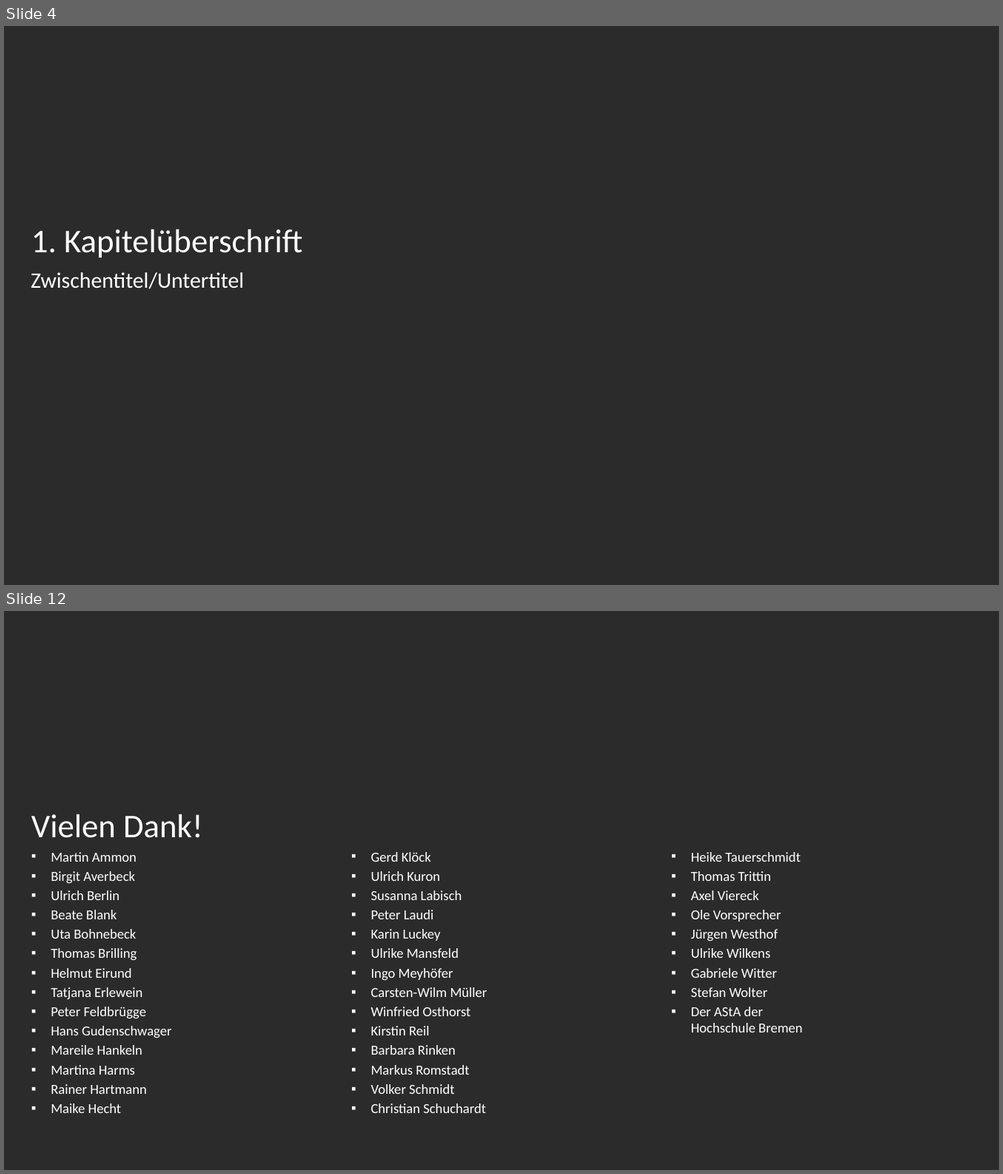
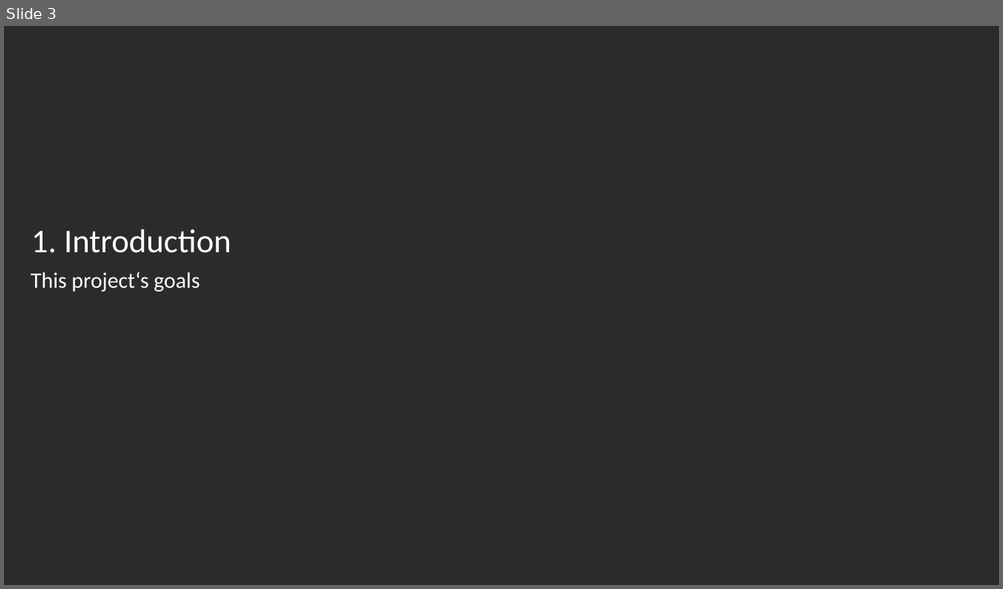
Before and after one commit to philippmoritzer/bd-ml-project, a slide deck: docs/presentation.pptx. Shown one above the other, each under a label of ours: slides 4 and 12 before the commit, slide 3 after it; the slides between them are not shown. The pictures are 1003x1174 and 1003x589 pixels, drawn with LibreOffice and Linux fonts; fonts in the diff are those of the drawing; background and template pictures are left out; a plain dark background stands for a picture behind light text. Boxes give left, top, right and bottom in pixels: in the first picture for what was removed or moved away, otherwise in the second. Text is boxed around its words. In the diff, an @@ line names an element or a change of style, - is before the commit and + after.

Commit message:
spelling

```diff
--- a/docs/presentation.pptx
+++ b/docs/presentation.pptx
@@ slide 12 removed at (4,611,999,1170), background picture (left out) @@
@@ title removed at (31,815,202,838) @@
-Vielen Dank!
@@ text removed at (51,852,802,1113) @@
-  ▪ Martin Ammon
-  ▪ Birgit Averbeck
-  ▪ Ulrich Berlin
-  ▪ Beate Blank
-  ▪ Uta Bohnebeck
-  ▪ Thomas Brilling
-  ▪ Helmut Eirund
-  ▪ Tatjana Erlewein
-  ▪ Peter Feldbrügge
-  ▪ Hans Gudenschwager
-  ▪ Mareile Hankeln
-  ▪ Martina Harms
-  ▪ Rainer Hartmann
-  ▪ Maike Hecht
-  ▪ Gerd Klöck
-  ▪ Ulrich Kuron
-  ▪ Susanna Labisch
-  ▪ Peter Laudi
-  ▪ Karin Luckey
-  ▪ Ulrike Mansfeld
-  ▪ Ingo Meyhöfer
-  ▪ Carsten-Wilm Müller
-  ▪ Winfried Osthorst
-  ▪ Kirstin Reil
-  ▪ Barbara Rinken
-  ▪ Markus Romstadt
-  ▪ Volker Schmidt
-  ▪ Christian Schuchardt
-  ▪ Heike Tauerschmidt
-  ▪ Thomas Trittin
-  ▪ Axel Viereck
-  ▪ Ole Vorsprecher
-  ▪ Jürgen Westhof
-  ▪ Ulrike Wilkens
-  ▪ Gabriele Witter
-  ▪ Stefan Wolter
-  ▪ Der AStA der
-    Hochschule Bremen
@@ what was slide 4 is now slide 3 @@
@@ slide 3 changed as well @@
@@ title at (31,230,231,253): text changed @@
-1. Kapitelüberschrift
+1. Introduction
@@ text at (31,272,199,292): text changed @@
-Zwischentitel/Untertitel
+This project‘s goals
```
Also in this commit, not shown: 13 other slides changed, 20 slides added, 10 other slides removed.
